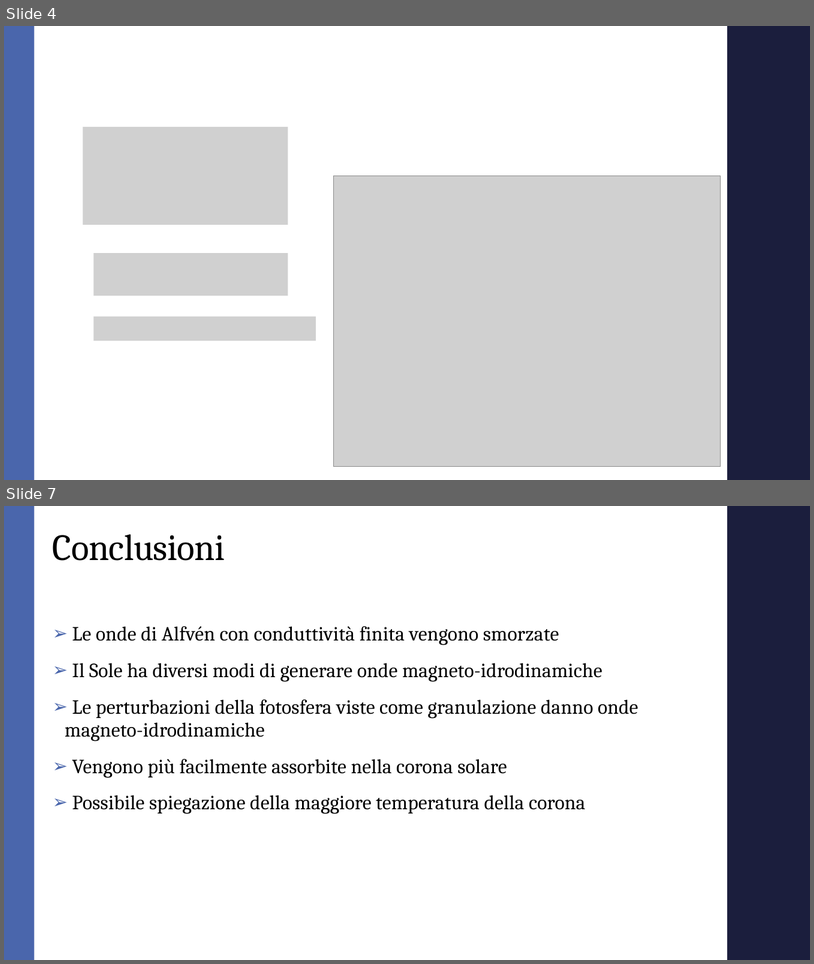
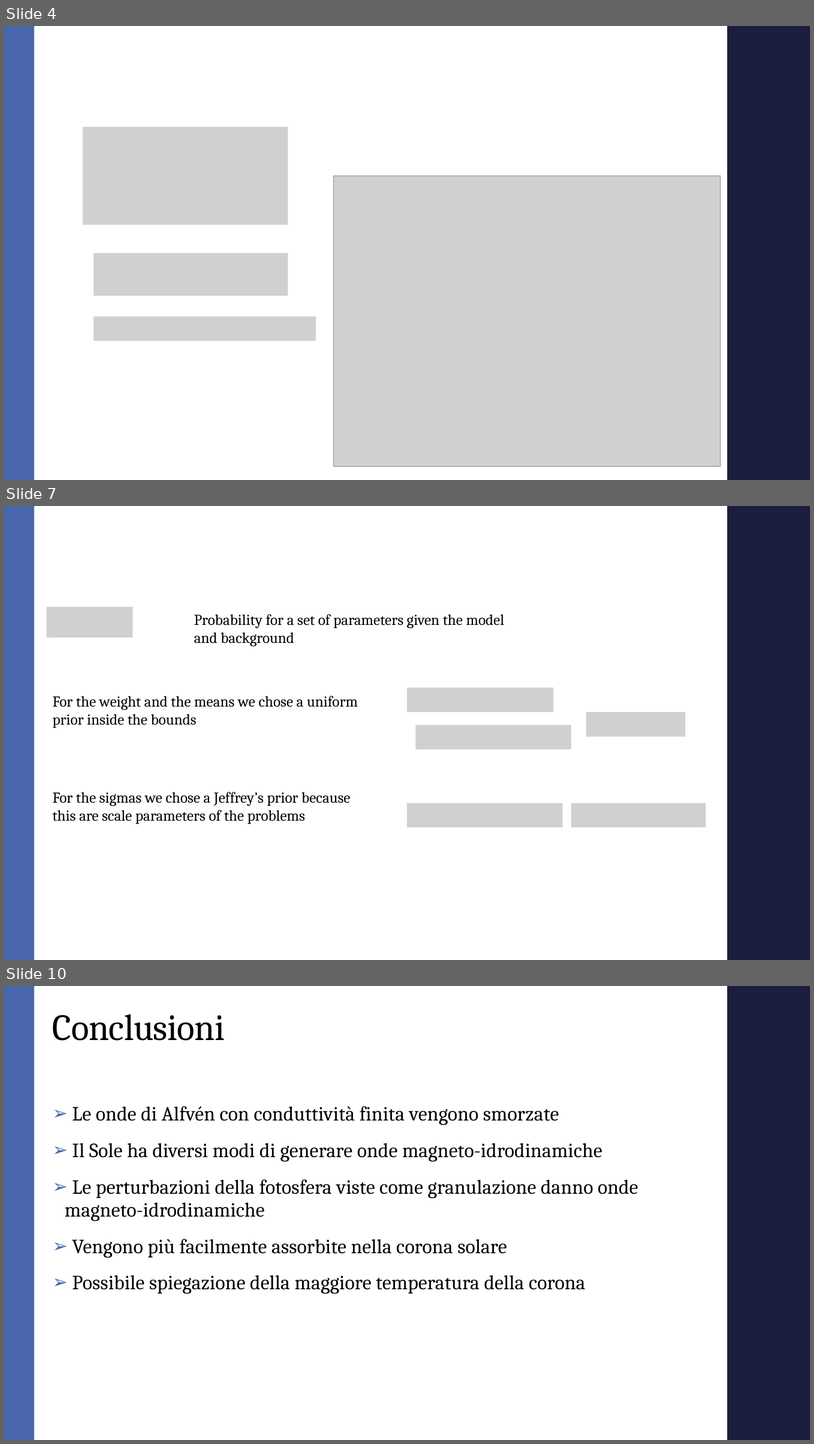
Before and after one commit to AndreaMarcone01/Bayesian_exam, a slide deck: Seminar.pptx. Shown one above the other, each under a label of ours: slides 4 and 7 before the commit, slides 4, 7 and 10 after it; the slides between them are not shown. The pictures are 814x964 and 814x1444 pixels, drawn with LibreOffice and Linux fonts; fonts in the diff are those of the drawing; grey boxes stand for pictures; background and template pictures are left out. Boxes give left, top, right and bottom in pixels: in the first picture for what was removed or moved away, otherwise in the second. Text is boxed around its words. In the diff, an @@ line names an element or a change of style, - is before the commit and + after.

```diff
--- a/Seminar.pptx
+++ b/Seminar.pptx
@@ slide 7 added at (4, 506, 810, 960), background #FFFFFF; not listed: 2 template elements that a slide beside it also shows @@
@@ picture added at (47, 607, 133, 637) @@
@@ text added at (194, 614, 505, 646), 18 pt, text #000000 @@
+Probability for a set of parameters given the model and background
@@ text added at (53, 696, 358, 728), 18 pt, text #000000 @@
+For the weight and the means we chose a uniform prior inside the bounds
@@ picture added at (408, 687, 554, 712) @@
@@ picture added at (587, 712, 686, 736) @@
@@ picture added at (416, 725, 572, 749) @@
@@ text added at (53, 792, 350, 824), 18 pt, text #000000 @@
+For the sigmas we chose a Jeffrey’s prior because this are scale parameters of the problems
@@ picture added at (408, 803, 563, 827) @@
@@ picture added at (572, 803, 706, 827) @@
@@ what was slide 7 is now slide 10 @@
```
Also in this commit, not shown: 1 slide changed, 2 other slides added, 1 other file.
